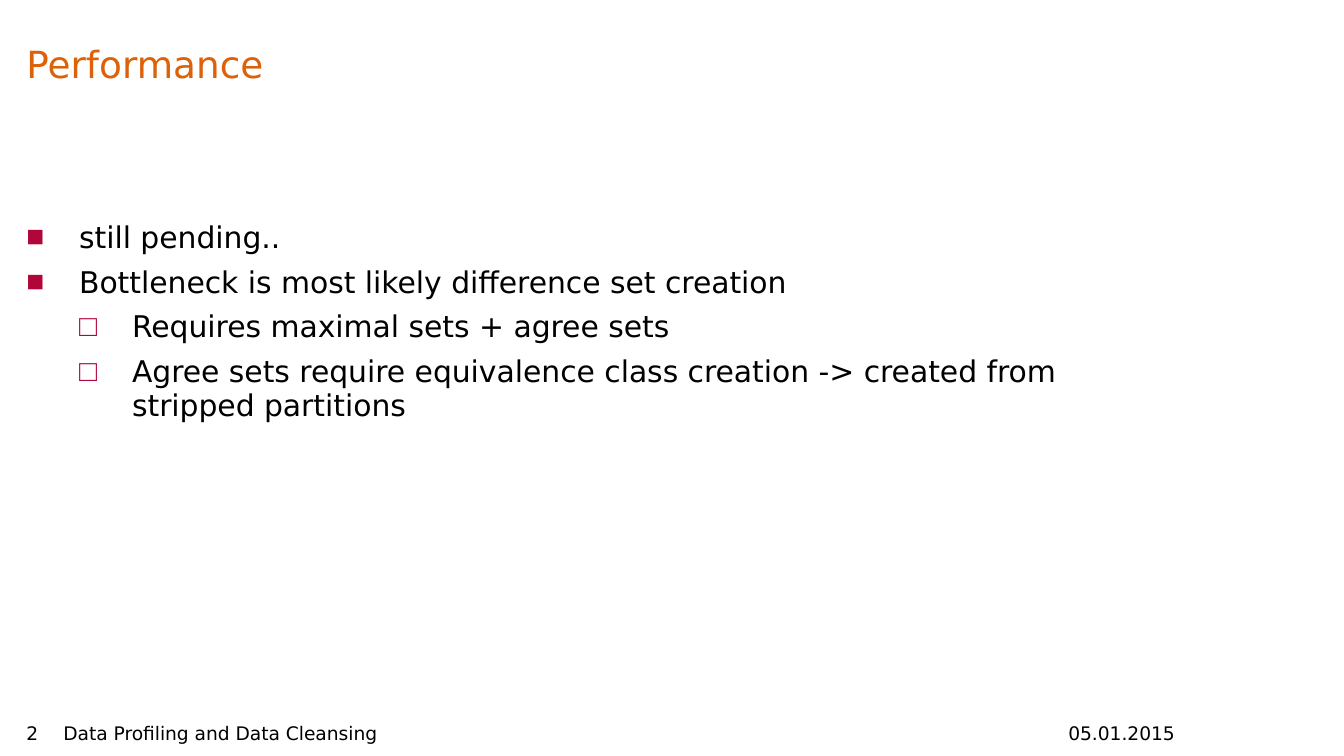
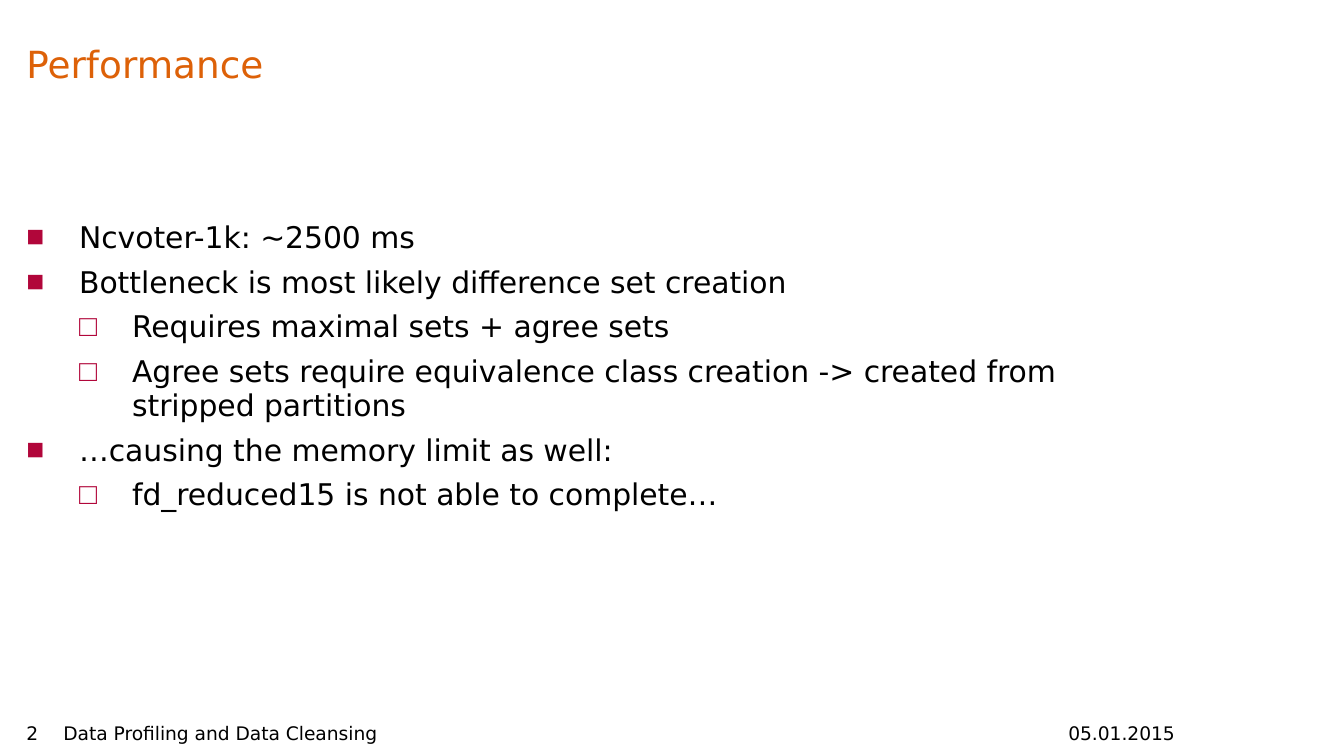
Before and after one commit to mzedel/Metanomnomnom, a slide deck: slide 2 of FunctionalDerpendency/FunctionalDerp_pres.pptx. Drawn at 1344x756 pixels with LibreOffice and Linux fonts; fonts in the diff are those of the drawing; background and template pictures are left out. Boxes give left, top, right and bottom in pixels: in the first picture for what was removed or moved away, otherwise in the second. Text is boxed around its words. In the diff, an @@ line names an element or a change of style, - is before the commit and + after.

Commit message:
updated presentation + documentation with performance information

```diff
--- a/FunctionalDerpendency/FunctionalDerp_pres.pptx
+++ b/FunctionalDerpendency/FunctionalDerp_pres.pptx
@@ text at bbox=[79, 225, 415, 249]: text changed @@
-  ■ still pending..
+  ■ Ncvoter-1k: ~2500 ms
@@ text at bbox=[79, 438, 718, 512]: paragraphs added @@
+  ■ …causing the memory limit as well:
+    □ fd_reduced15 is not able to complete…
```
Also in this commit, not shown: 1 other file.
